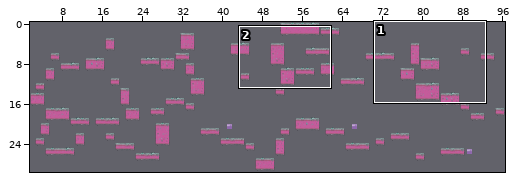
A Tiled map gets an edit: res/maps/map-a3.tmx. Above: a wide view before the commit, with the close-up outlined.
Close-up. Before the commit:
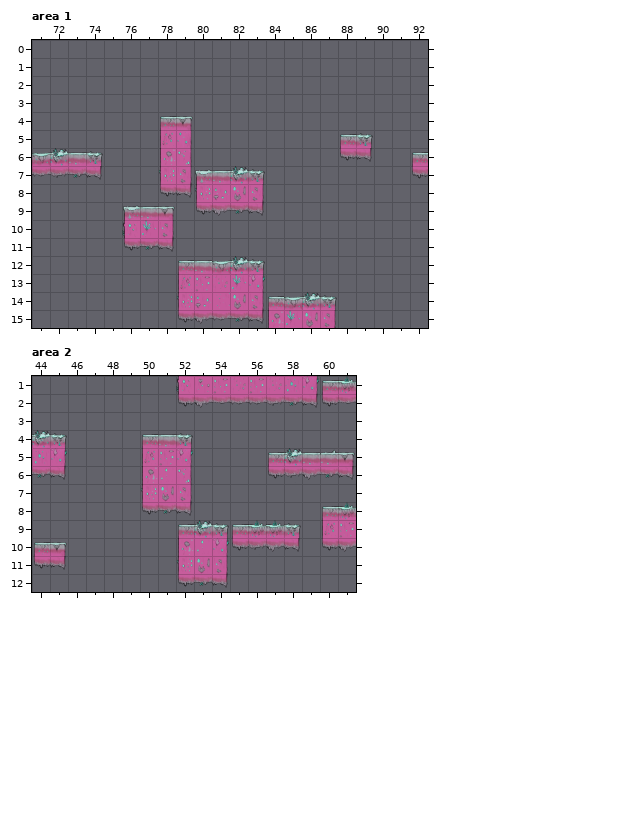
Cells are 64x64 px. Shown: area 1 x 71..92, y 0..15; area 2 x 44..61, y 1..12. The commit also changed other parts of the map, which this record leaves out.
And afterwards:
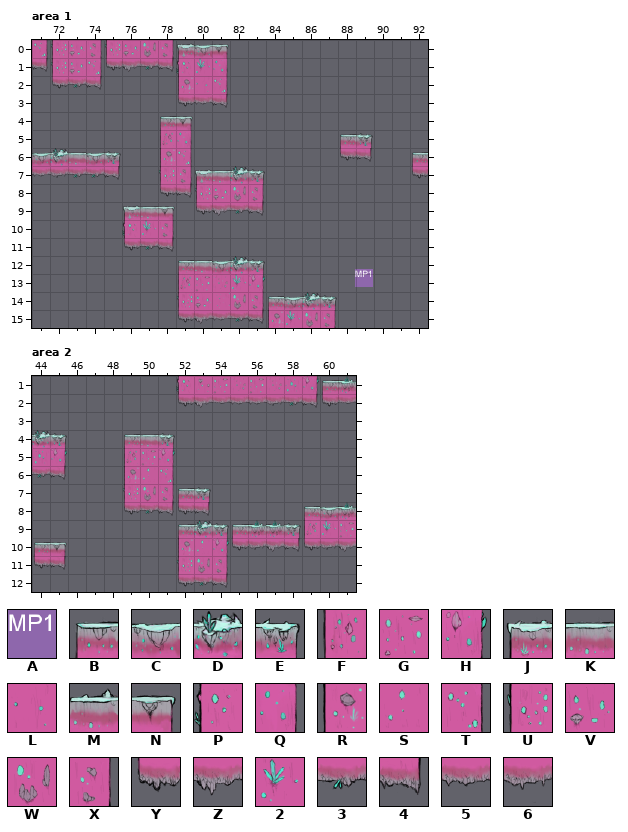
Key: from "moving_platform": A 0 "bigPlatform"; from "tiledmap_final": B 6, C 8, D 9, E 10, F 31, G 32, H 35, J 54, K 55, L 58, M 61, N 62, P 79, Q 87, R 104, S 105, T 112, U 129, V 130, W 136, X 137, Y 154, Z 155, 2 158, 3 161, 4 162, 5 208, 6 209.
_ is an empty cell.
Objects are placed by their top-left corner, in cells (3,4 is the top-left corner of cell 3,4); size is 1x1 cell unless given.
Changes in this commit:
Layer "main", area 1:
y 0: x 71..81 ___________ -> TUVXUVWXJCN
y 1: x 71..81 ___________ -> 4UVTYZ34P2Q
y 2: x 72..74 ___ -> Y34; x 79..81 ___ -> RLT
y 3: x 79..81 ___ -> Y54
y 6: x 74..75 E_ -> CE
y 7: x 74..75 4_ -> 34
Layer "object", area 1:
changed: outside this view -> A "mp3" at 88.9,12.7
Layer "main", area 2:
y 4: x 49..52 _BKE -> BKE_
y 5: x 49..52 _FGH -> FGH_; x 57..61 BDKMN -> _____
y 6: x 49..52 _RST -> RST_; x 57..61 Y6Z34 -> _____
y 7: x 49..53 _UWX_ -> UWXBE
y 8: x 49..53 _Y34_ -> Y34Y4; x 59..60 _B -> BC
y 9: x 59..60 _F -> F2
y 10: x 59..60 _Y -> Y6
